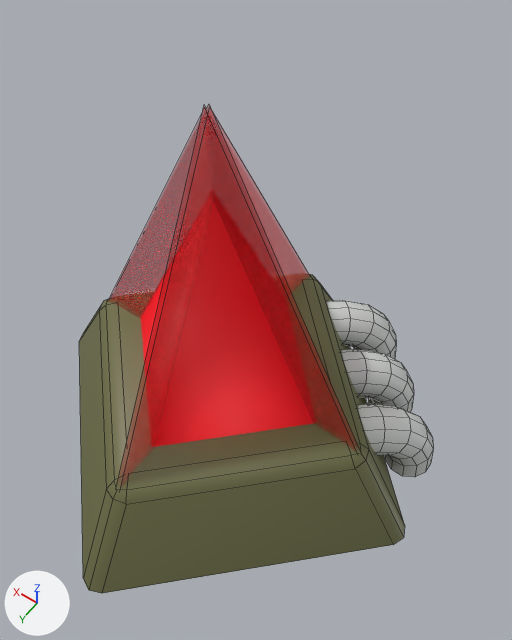
The FBX model Assets/DA/Enemies/Spike/Spike.fbx, before and after one commit.
Before and after are seen from a 50 mm lens placed at (-1.11, 1.32, 3.02), pointed at (-0.16, -0.02, 0.92). The lights are fixed; the arrows at lower left show +X, +Y and +Z. The older version comes first. Mesh edges are drawn as thin lines. Where no turn or scale is listed for an object, it has been applied to the vertices.

The scene before the commit, as lines of its bpy script (objects in view):
```python
mat_fxmat = principled_material('FXMat')
mat_fxmat.base_color = (0.8, 0.0, 0.00548)  # red #e70011
mat_fxmat.metallic = 0.338
mat_fxmat.alpha = 0.498
me_béziercurve = bpy.data.meshes.new('BézierCurve')
me_béziercurve.from_pydata(...)  # 216 vertices, 180 faces; spans x -0.889..-0.045, y -0.914..-0.069, z -0.039..0.404
me_béziercurve.materials.append(mat_material)  # picture img_checker_png
me_cube_003 = bpy.data.meshes.new('Cube.003')
me_cube_003.from_pydata([(0.01, 0.707, 0.4), (0.01, -0.707, 0.4), (0.01, 0.0, 1.81), (-0.01, 0.707, 0.4), (-0.01, -0.707, 0.4), (-0.01, 0.0, 1.81)], [], [(2, 1, 0), (5, 3, 4)])
me_cube_003.materials.append(mat_fxmat)  # red #e70011
me_cube_004 = bpy.data.meshes.new('Cube.004')
me_cube_004.from_pydata([(-0.707, 0.01, 0.4), (0.707, 0.01, 0.4), (0.0, 0.01, 1.81), (-0.707, -0.01, 0.4), (0.707, -0.01, 0.4), (0.0, -0.01, 1.81)], [], [(2, 1, 0), (5, 3, 4)])
me_cube_004.materials.append(mat_fxmat)  # red #e70011
ob_alim = bpy.data.objects.new('Alim', me_béziercurve)
ob_alim.location = (0.0, 0.0, 0.0)
ob_fx1 = bpy.data.objects.new('FX1', me_cube_003)
ob_fx1.location = (0.0, 0.0, 0.0)
ob_fx2 = bpy.data.objects.new('FX2', me_cube_004)
ob_fx2.location = (0.0, 0.0, 0.0)
# also in view: 'Base' at (0.0, 0.0, 0.75)
```
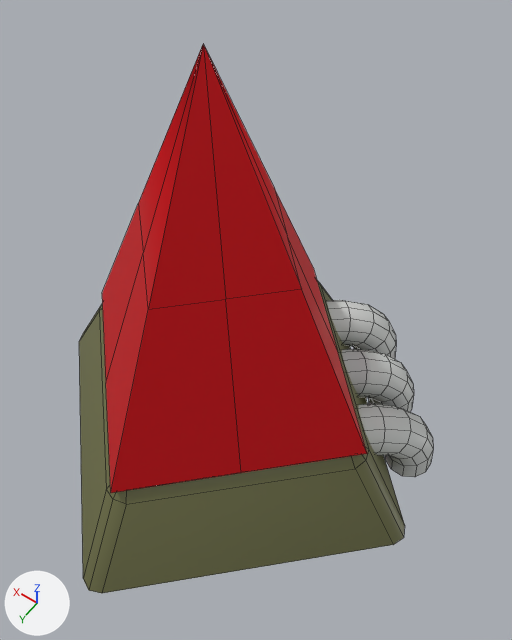
Boxes [x1, y1, x2, y2] around the edits, measured in the pictures (512 x 640 px):
'FX', added (red): after [102, 44, 367, 493]
'FX2', deleted: before [108, 104, 359, 453]
'FX1', deleted: before [117, 105, 310, 488]

What the commit changed:
In material 'FXMat' (mat_fxmat), alpha goes from 0.498 to 1.0.
Mesh me_cube_005 is new.
It has 25 vertices, 16 faces and spans x -0.71..0.71, y -0.71..0.71, z 0.5..2.0.
It uses material mat_fxmat (red #e70011).
Object 'FX2' (ob_fx2) is deleted.
Object 'FX1' (ob_fx1) is deleted.
Object 'FX' (ob_fx) is new; it shows me_cube_005.
Its location is (0.0, 0.0, 0.0).
